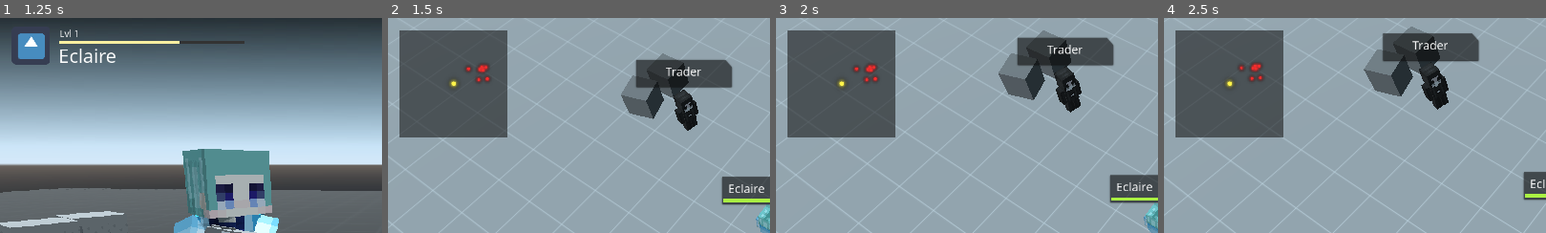
Above: before the commit, frames 1-4 (left to right).
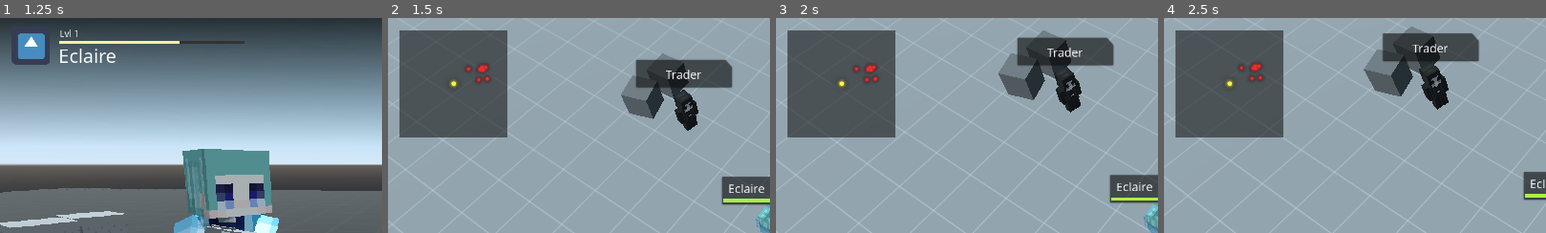
Above: after the commit, the same moments.

Repository: khairul169/PixelGunner
Game: Godot game, scene res://scenes/main_menu.tscn
The game is run twice, just before and just after one commit, with the same random seed, the same clock (stepped at 60 frames per second) and the same inputs. The engine's default icon, where the game draws it, is replaced by a stand-in: a white triangle on a blue panel in a dark square.
Inputs (mouse positions are % of the whole screen's width and height, from its top left):
- Up to frame 1 (1.25 s): click "PLAY" at 0.5 s
- Up to frame 2 (1.5 s): click "PLAY GAME" at 1.25 s
- Up to frame 3 (2 s): no input
- Up to frame 4 (2.5 s): move the mouse to (72, 45) at 2.02 s; hold D from 2.03 s (still down); hold R from 2.03 s (still down); click (72, 45) at 2.17 s; tap Space at 2.27 s
The pictures show only the part of the screen within x 0-50%, y 0-50%; the shares and areas given below are measured in that part.

Frame 1 is identical in both runs. In frame 2, 0.2% of the frame differs, in the area x 72-82%, y 22-29%; in frame 3, 0.2%, in the area x 71-81%, y 12-19%; in frame 4, 0.2%.

Commit message:
set floating bar name label vertically centered when health is hiden

Diff:
--- a/scenes/ui/floating_bar.gd
+++ b/scenes/ui/floating_bar.gd
@@ -36,6 +36,7 @@
 
 	if (hide_health):
 		$health.hide();
+		$name.rect_size.y += 10;
 
 	visible = true;
 	set_process(true);
